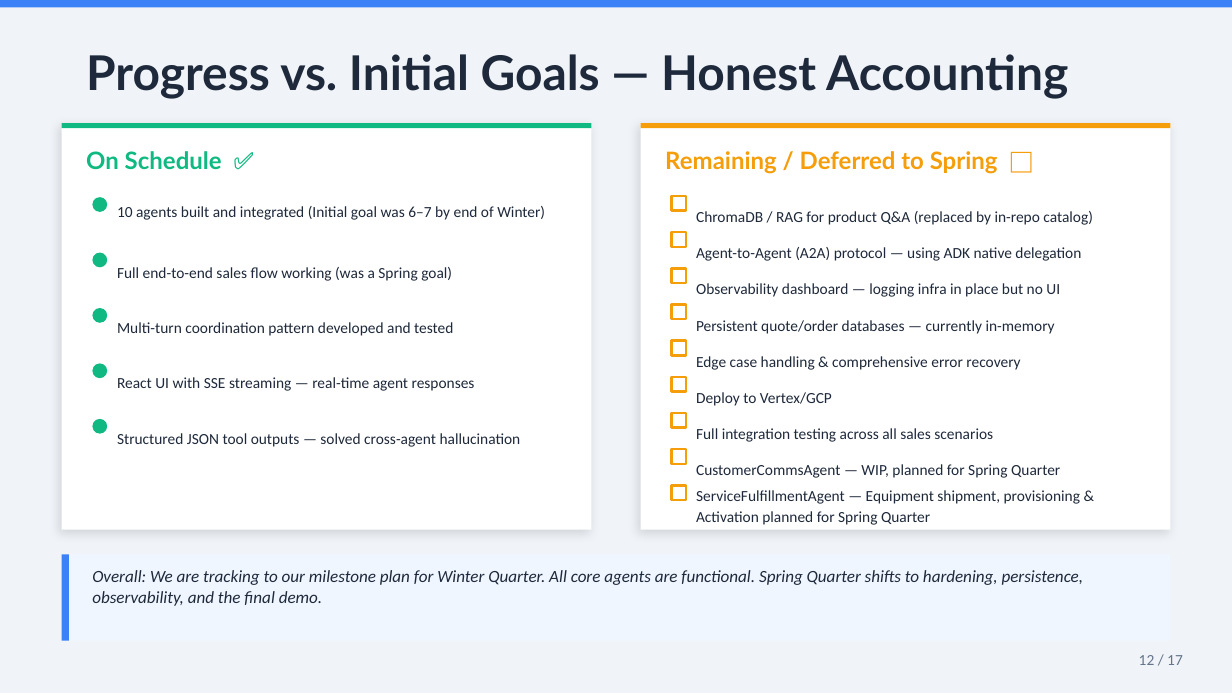
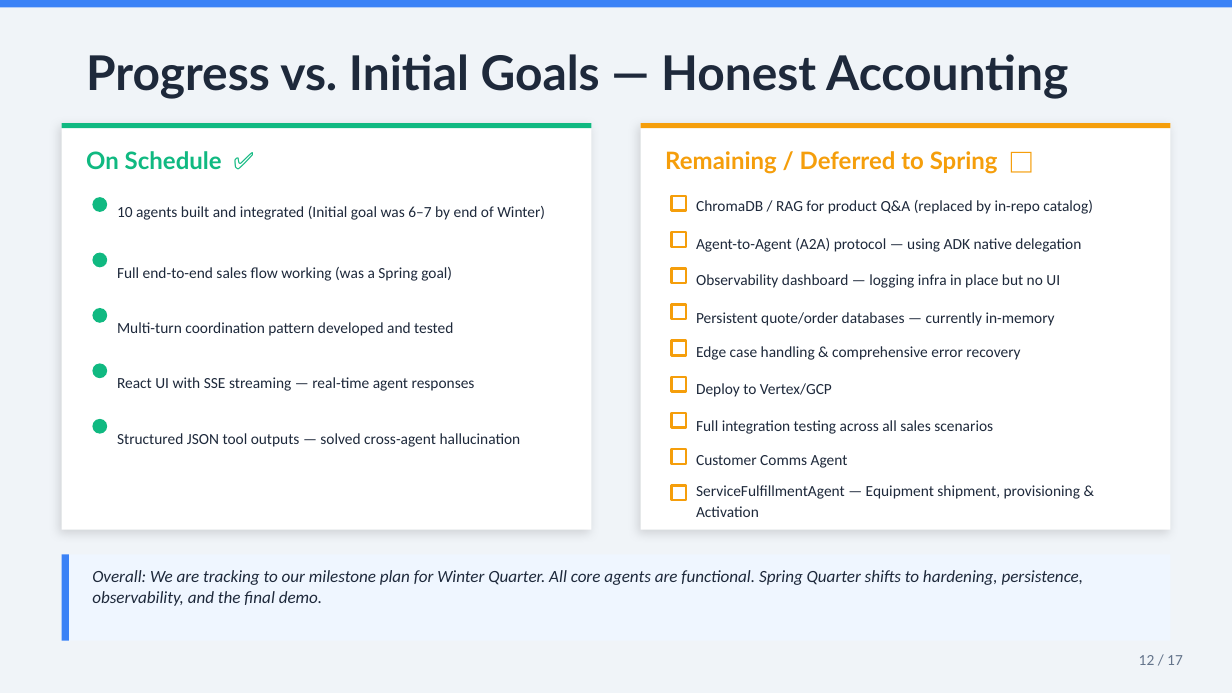
Before and after one commit to sudhamanc/ConversationalSalesAgent, a slide deck: slide 14 of B2B_Sales_Agent_Progress_Report.pptx. Drawn at 1232x693 pixels with LibreOffice and Linux fonts; fonts in the diff are those of the drawing. Boxes give left, top, right and bottom in pixels: in the first picture for what was removed or moved away, otherwise in the second. Text is boxed around its words. In the diff, an @@ line names an element or a change of style, - is before the commit and + after.

```diff
--- a/B2B_Sales_Agent_Progress_Report.pptx
+++ b/B2B_Sales_Agent_Progress_Report.pptx
@@ 6 texts: place and size @@
-6 texts at (696, 211, 1093, 442)
+6 texts at (696, 200, 1093, 434)
@@ text "Persistent quote/order databases — currently ...": place and size @@
-text "Persistent quote/order databases — currently ..." at (696, 320, 1055, 334)
+text "Persistent quote/order databases — currently ..." at (696, 312, 1055, 326)
@@ text removed at (696, 464, 1060, 478) @@
-CustomerCommsAgent — WIP, planned for Spring Quarter
@@ text added at (696, 455, 848, 468), 9 pt, text #1E293B @@
+Customer Comms Agent
@@ text at (696, 485, 1080, 517): text changed @@
-ServiceFulfillmentAgent — Equipment shipment, provisioning & Activation planned for Spring Quarter
+ServiceFulfillmentAgent — Equipment shipment, provisioning & Activation
```
Also in this commit, not shown: 3 other slides changed.
